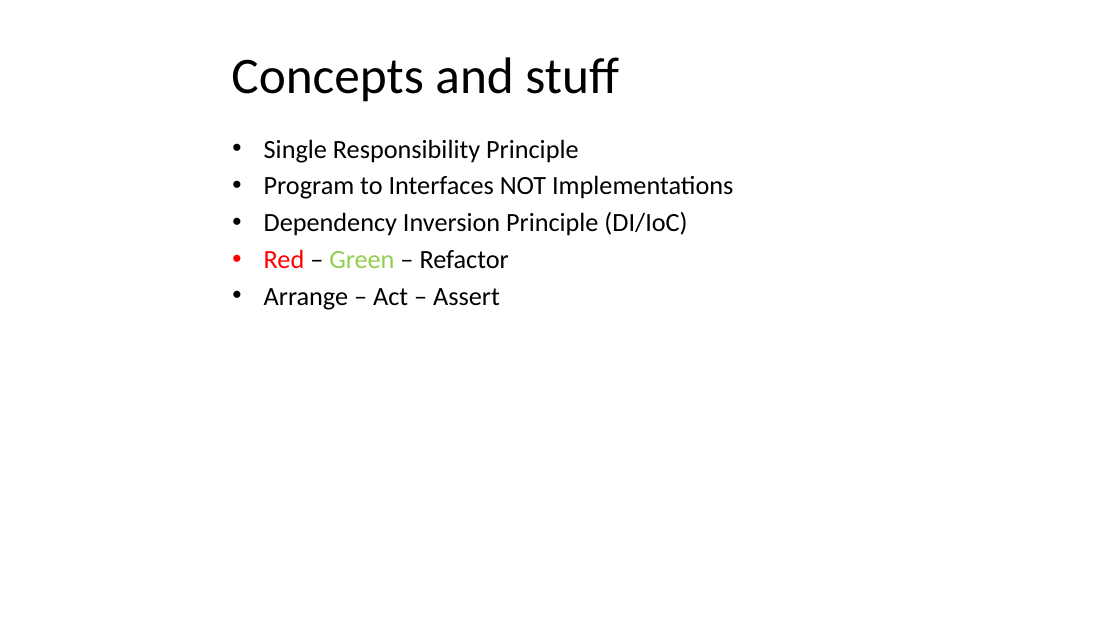
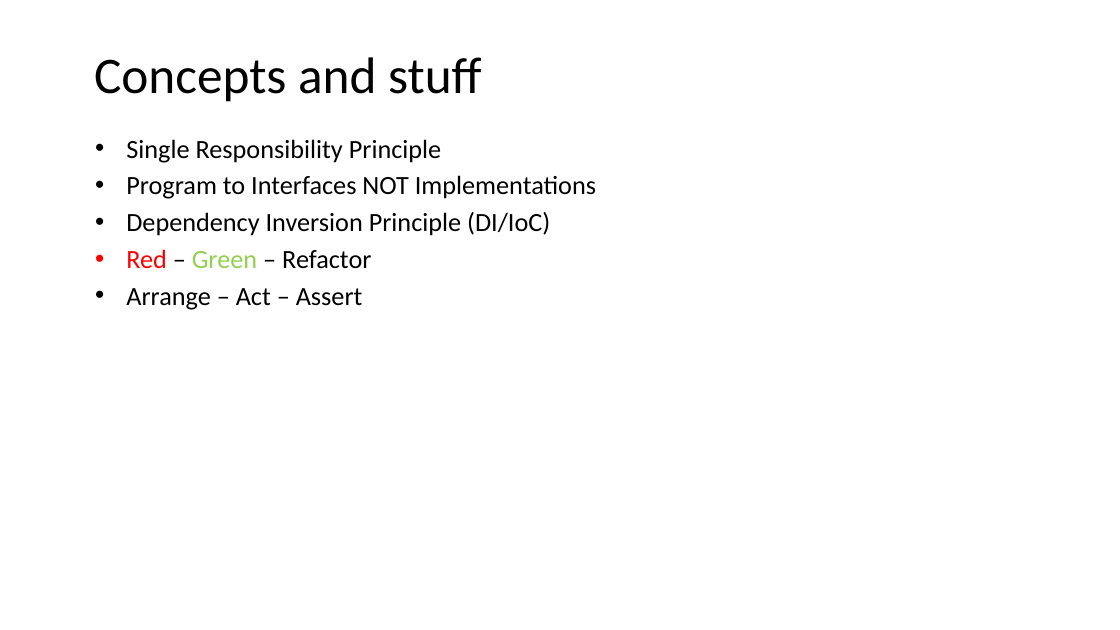
Before and after one commit to kburnell/TestDrivingASP.NETMVC, a slide deck: slide 14 of TestDrivingASP.NETMVC_Widescreen.pptx. Drawn at 1120x630 pixels with LibreOffice and Linux fonts; fonts in the diff are those of the drawing; background and template pictures are left out. Boxes give left, top, right and bottom in pixels: in the first picture for what was removed or moved away, otherwise in the second. Text is boxed around its words. In the diff, an @@ line names an element or a change of style, - is before the commit and + after.

```diff
--- a/TestDrivingASP.NETMVC_Widescreen.pptx
+++ b/TestDrivingASP.NETMVC_Widescreen.pptx
@@ title "Concepts and stuff": place and size @@
-title "Concepts and stuff" at [231, 57, 618, 102]
+title "Concepts and stuff" at [94, 57, 481, 102]
@@ text "Single Responsibility Principle": place and size @@
-text "Single Responsibility Principle" at [264, 139, 733, 310]
+text "Single Responsibility Principle" at [126, 139, 596, 310]
```
Also in this commit, not shown: 12 other slides changed, 2 other files.
